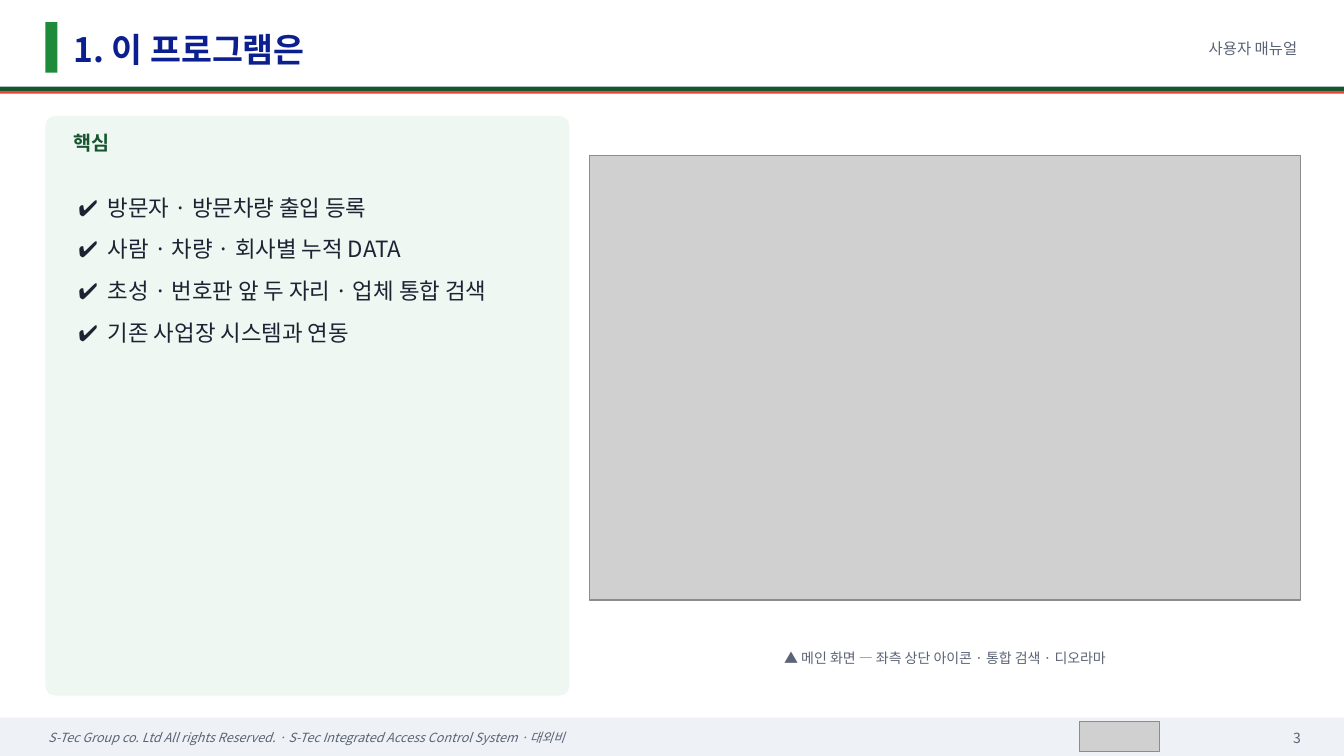
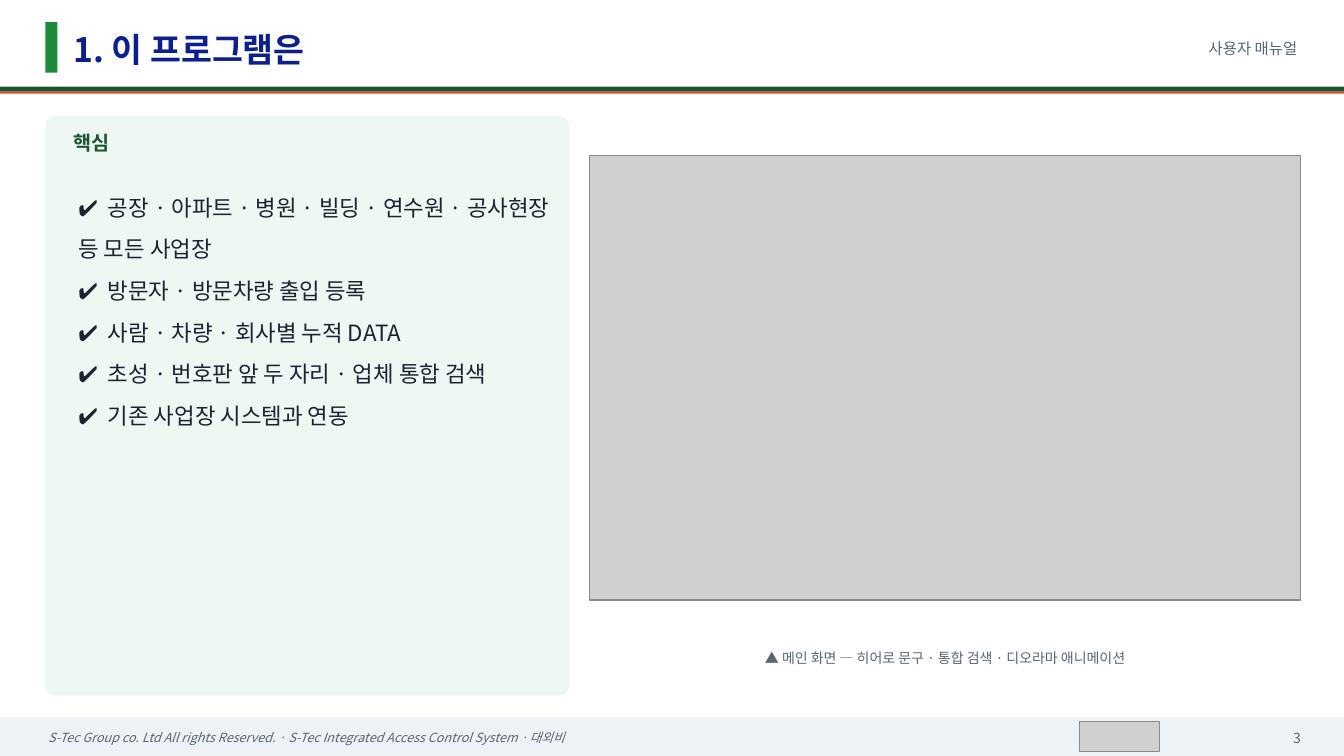
Before and after one commit to sadness500-boop/S-Tec-Integrated-Access-Control-System, a slide deck: slide 3 of docs/매뉴얼/에스텍_통합출입관리시스템_사용자매뉴얼.pptx. Drawn at 1344x756 pixels with LibreOffice and Linux fonts; fonts in the diff are those of the drawing; grey boxes stand for pictures. Boxes give left, top, right and bottom in pixels: in the first picture for what was removed or moved away, otherwise in the second. Text is boxed around its words. In the diff, an @@ line names an element or a change of style, - is before the commit and + after.

```diff
--- a/docs/매뉴얼/에스텍_통합출입관리시스템_사용자매뉴얼.pptx
+++ b/docs/매뉴얼/에스텍_통합출입관리시스템_사용자매뉴얼.pptx
@@ text at [78,197,549,259]: paragraph added @@
+✔ 공장 · 아파트 · 병원 · 빌딩 · 연수원 · 공사현장 등 모든 사업장
@@ text at [782,651,1125,664]: text changed @@
-▲ 메인 화면 — 좌측 상단 아이콘 · 통합 검색 · 디오라마
+▲ 메인 화면 — 히어로 문구 · 통합 검색 · 디오라마 애니메이션
```
Also in this commit, not shown: 36 other slides changed, 7 slides added, 28 other files.
